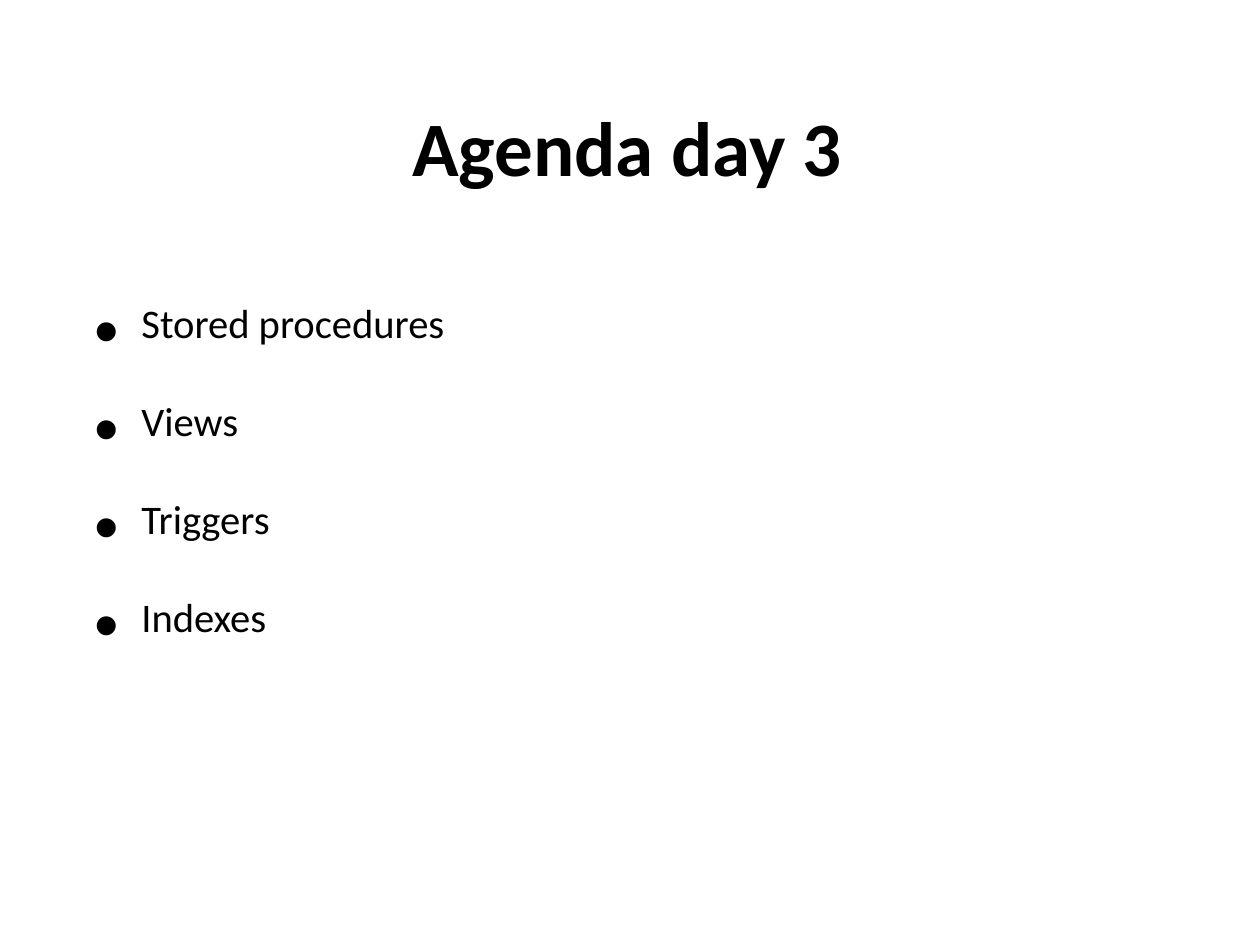
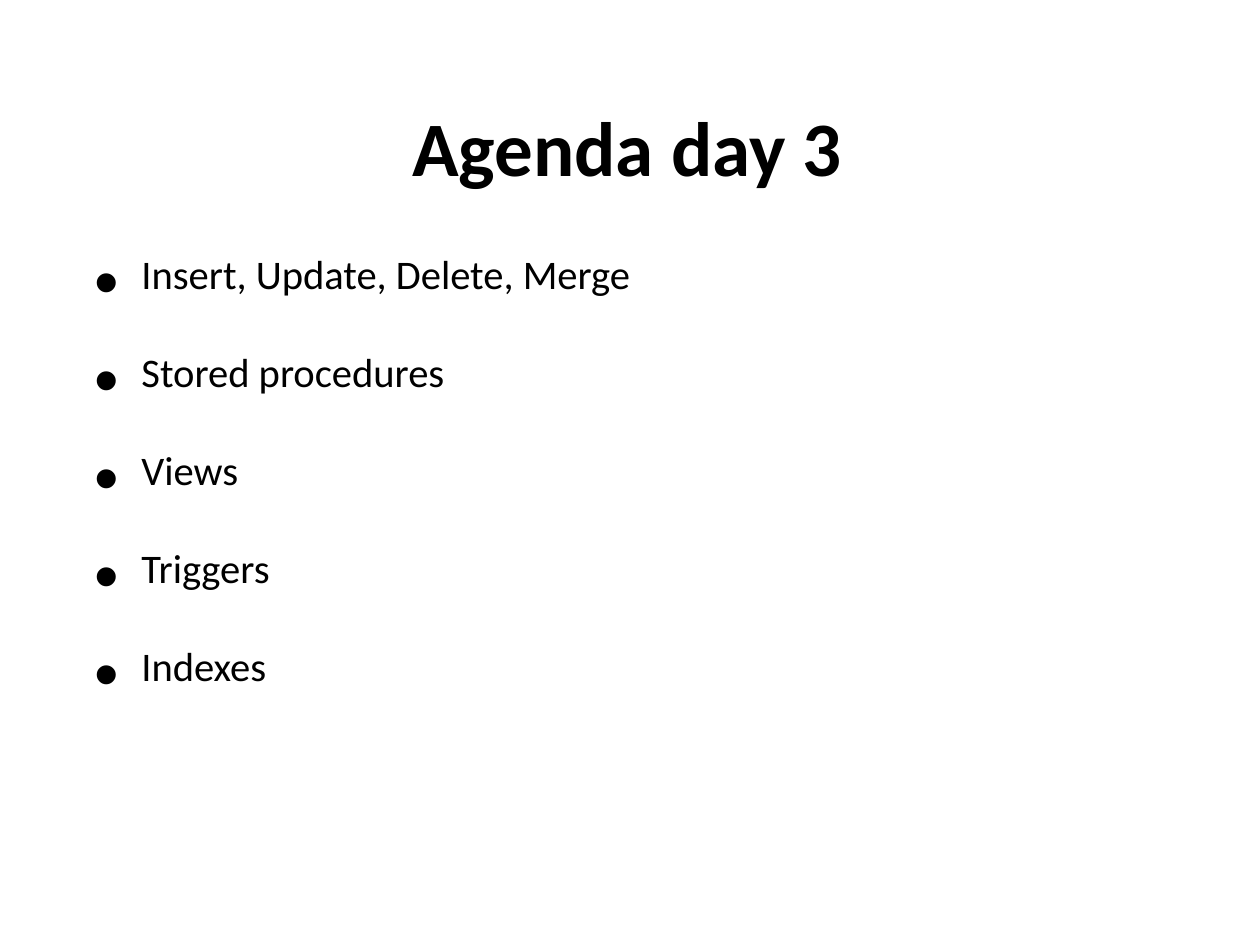
Before and after one commit to Flu10/Zero2Hero2016, a slide deck: slide 47 of presentation/SQL Z2H 2016.pptx (slide 50 before the commit). Drawn at 1260x945 pixels with LibreOffice and Linux fonts; fonts in the diff are those of the drawing; background and template pictures are left out. Boxes give left, top, right and bottom in pixels: in the first picture for what was removed or moved away, otherwise in the second. Text is boxed around its words. In the diff, an @@ line names an element or a change of style, - is before the commit and + after.

Commit message:
update on insert statement

```diff
--- a/presentation/SQL Z2H 2016.pptx
+++ b/presentation/SQL Z2H 2016.pptx
@@ text at bbox=[141, 260, 630, 296]: paragraph added @@
+• Insert, Update, Delete, Merge
```
Also in this commit, not shown: 1 other slide changed, 6 slides added, 2 slides removed, 2 other files.
